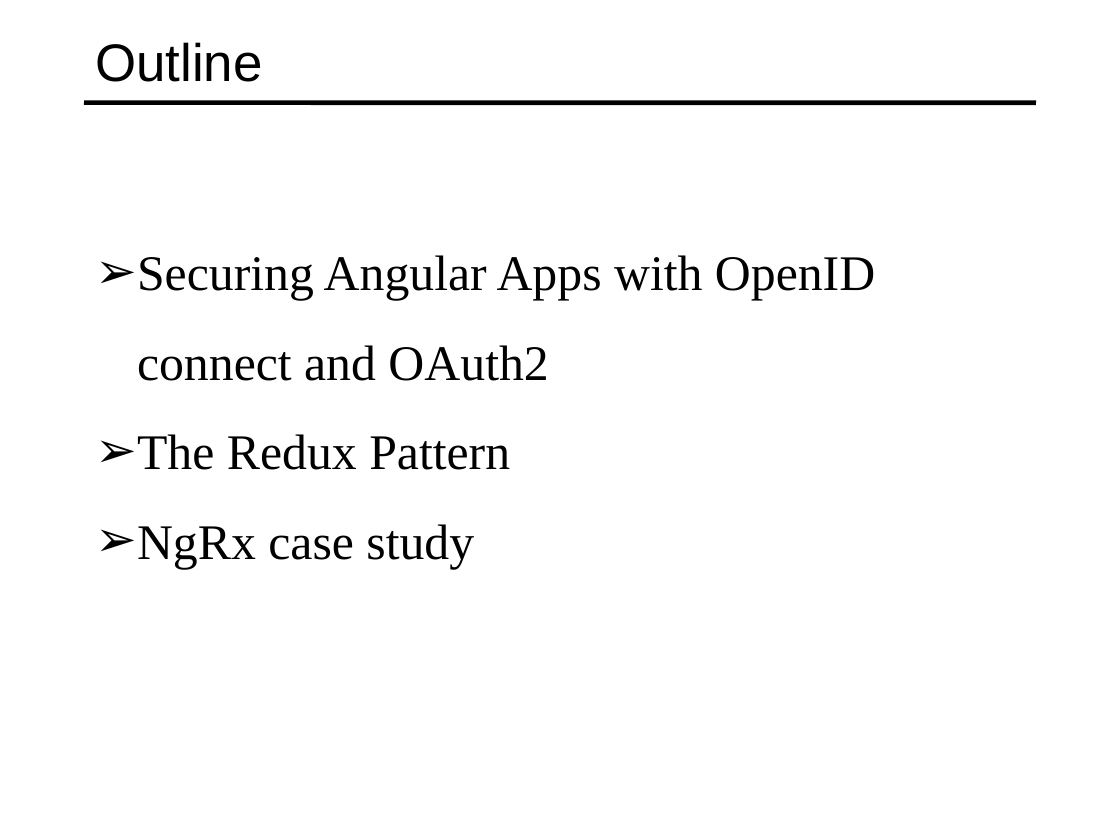
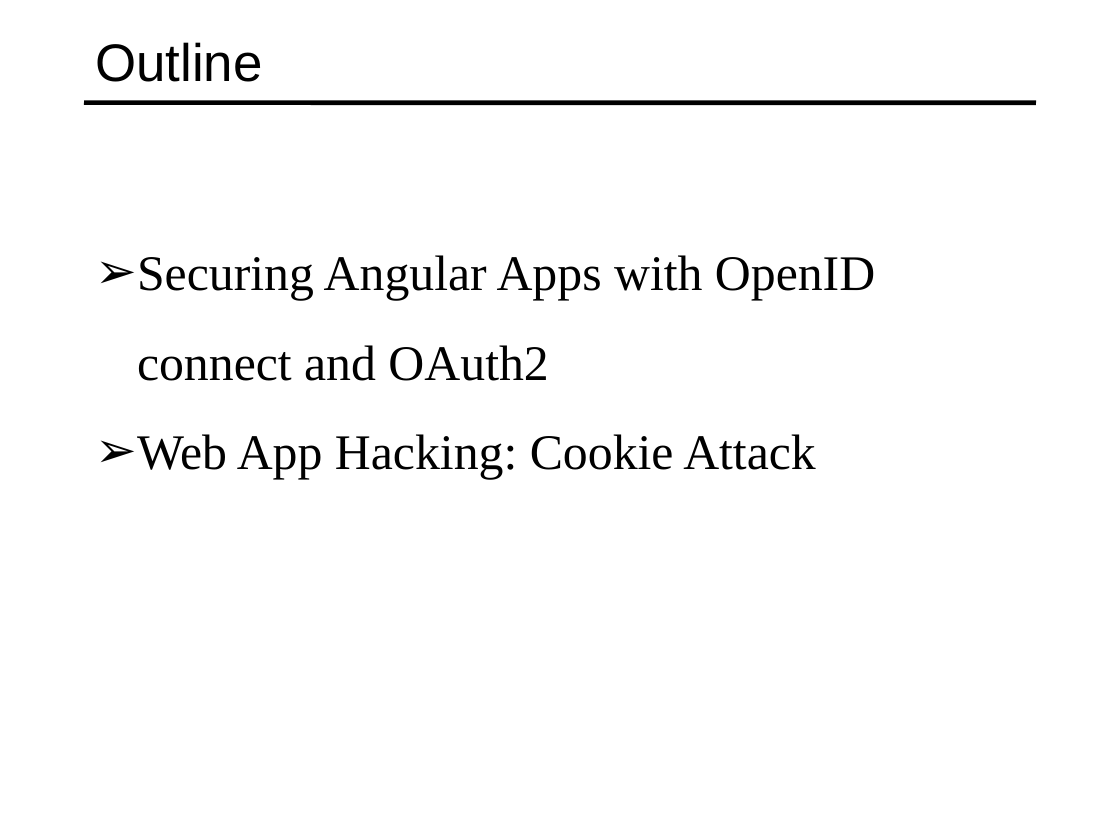
Before and after one commit to specter01wj/Jago_Link_Training, a slide deck: slide 2 of Angular/Interview Lectures/Web Security/Angular_web security.ppt. Drawn at 1120x840 pixels with LibreOffice and Linux fonts; fonts in the diff are those of the drawing. Boxes give left, top, right and bottom in pixels: in the first picture for what was removed or moved away, otherwise in the second. Text is boxed around its words. In the diff, an @@ line names an element or a change of style, - is before the commit and + after.

```diff
--- a/Angular/Interview Lectures/Web Security/Angular_web security.ppt
+++ b/Angular/Interview Lectures/Web Security/Angular_web security.ppt
@@ text at box(137, 434, 816, 480): text changed @@
-➢ The Redux Pattern
-➢ NgRx case study
+➢ Web App Hacking: Cookie Attack
```
Also in this commit, not shown: 6 slides added, 6 other files.
